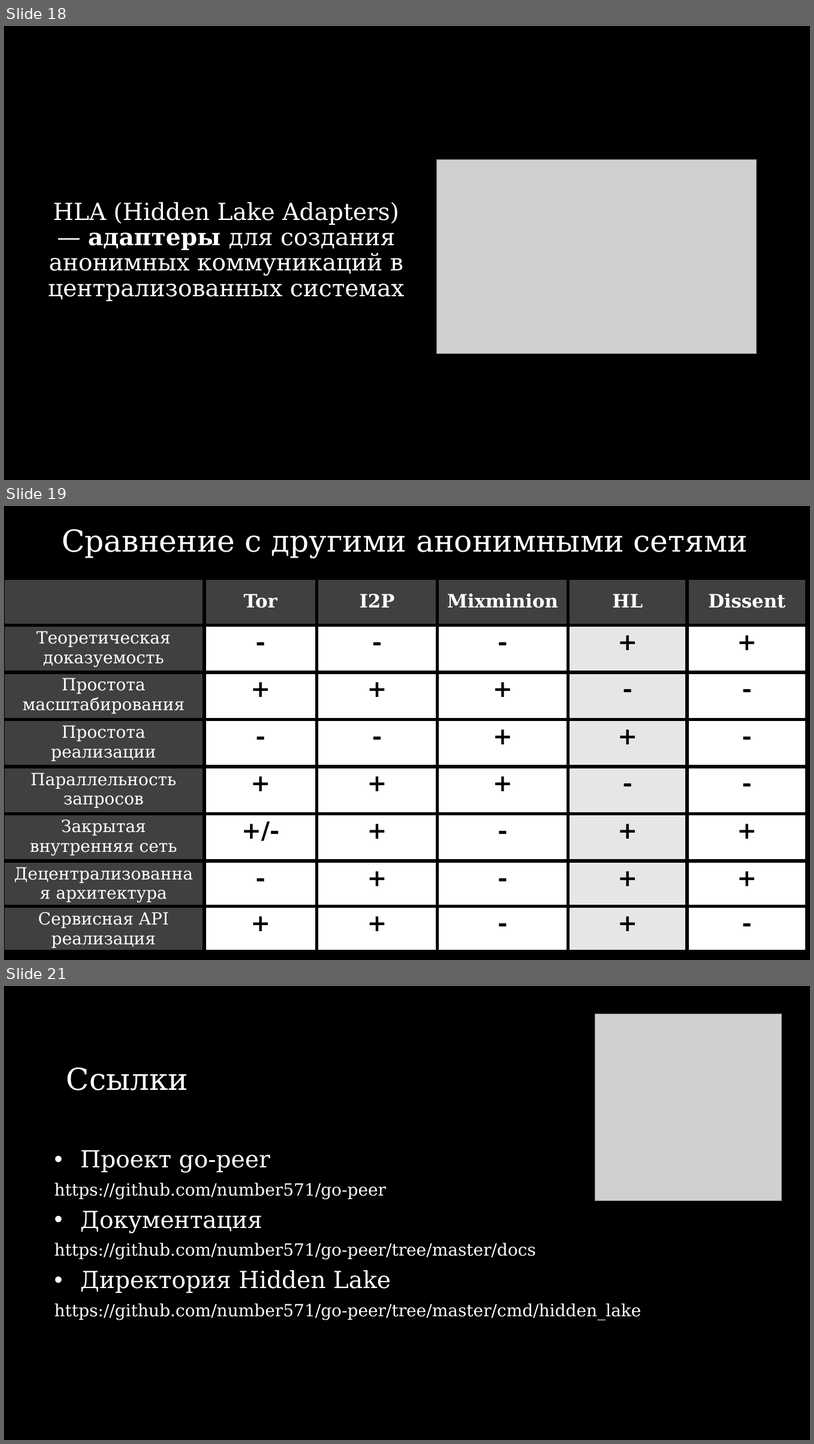
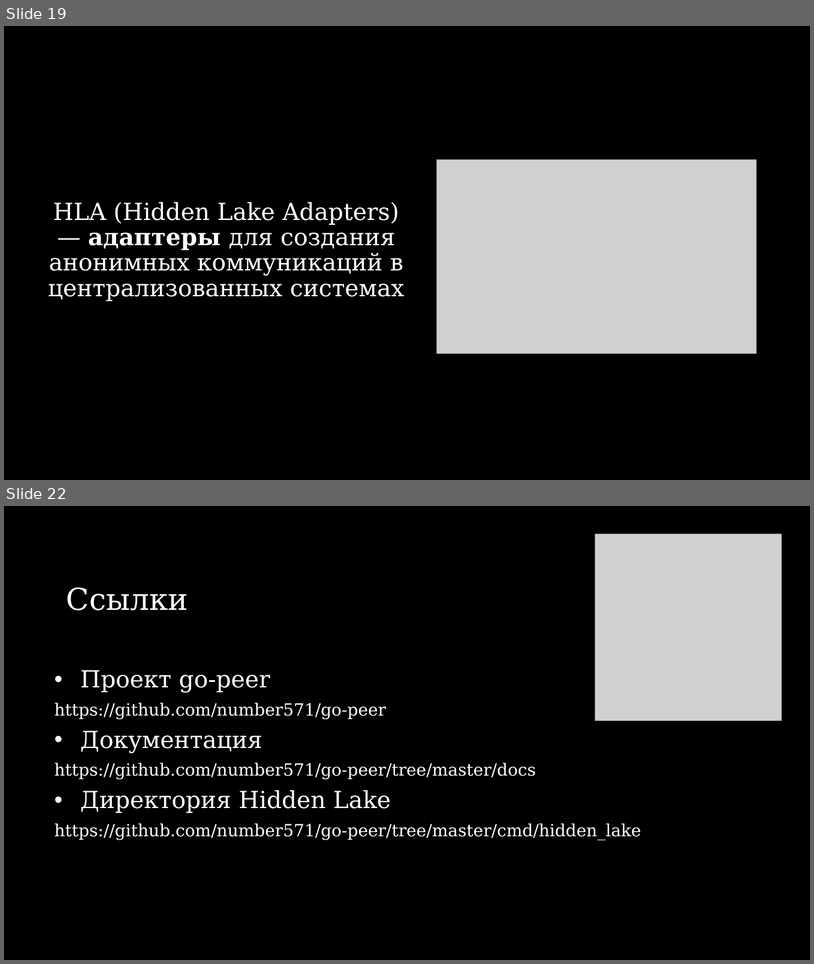
Before and after one commit to number571/go-peer, a slide deck: docs/hidden_lake_anonymous_network_view.pptx. Shown one above the other, each under a label of ours: slides 18, 19 and 21 before the commit, slides 19 and 22 after it; the slides between them are not shown. The pictures are 814x1444 and 814x964 pixels, drawn with LibreOffice and Linux fonts; fonts in the diff are those of the drawing; grey boxes stand for pictures. Boxes give left, top, right and bottom in pixels: in the first picture for what was removed or moved away, otherwise in the second. Text is boxed around its words. In the diff, an @@ line names an element or a change of style, - is before the commit and + after.

```diff
--- a/docs/hidden_lake_anonymous_network_view.pptx
+++ b/docs/hidden_lake_anonymous_network_view.pptx
@@ slide 19 removed at (4, 506, 810, 960), background #000000 @@
@@ subtitle removed at (62, 529, 748, 559) @@
-Сравнение с другими анонимными сетями
@@ table removed at (4, 578, 807, 950), 8 rows, 6 columns @@
- | Tor | I2P | Mixminion | HL | Dissent
-Теоретическая доказуемость | - | - | - | + | +
-Простота масштабирования | + | + | + | - | -
-Простота реализации | - | - | + | + | -
-Параллельность запросов | + | + | + | - | -
-Закрытая внутренняя сеть | +/- | + | - | + | +
-Децентрализованная архитектура | - | + | - | + | +
-Сервисная API реализация | + | + | - | + | -
@@ what was slide 18 is now slide 19 @@
@@ what was slide 21 is now slide 22 @@
```
Also in this commit, not shown: 9 slides changed, 6 slides added, 4 other slides removed, 3 other files.
